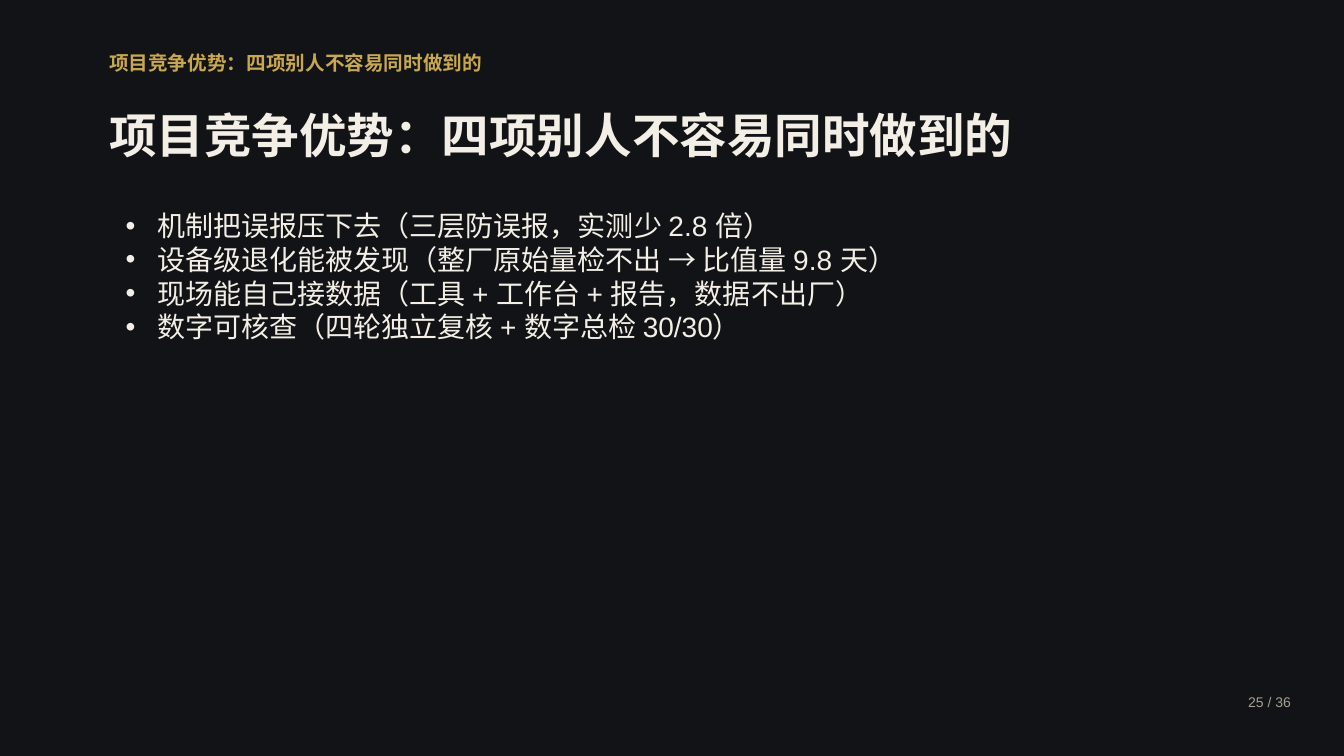
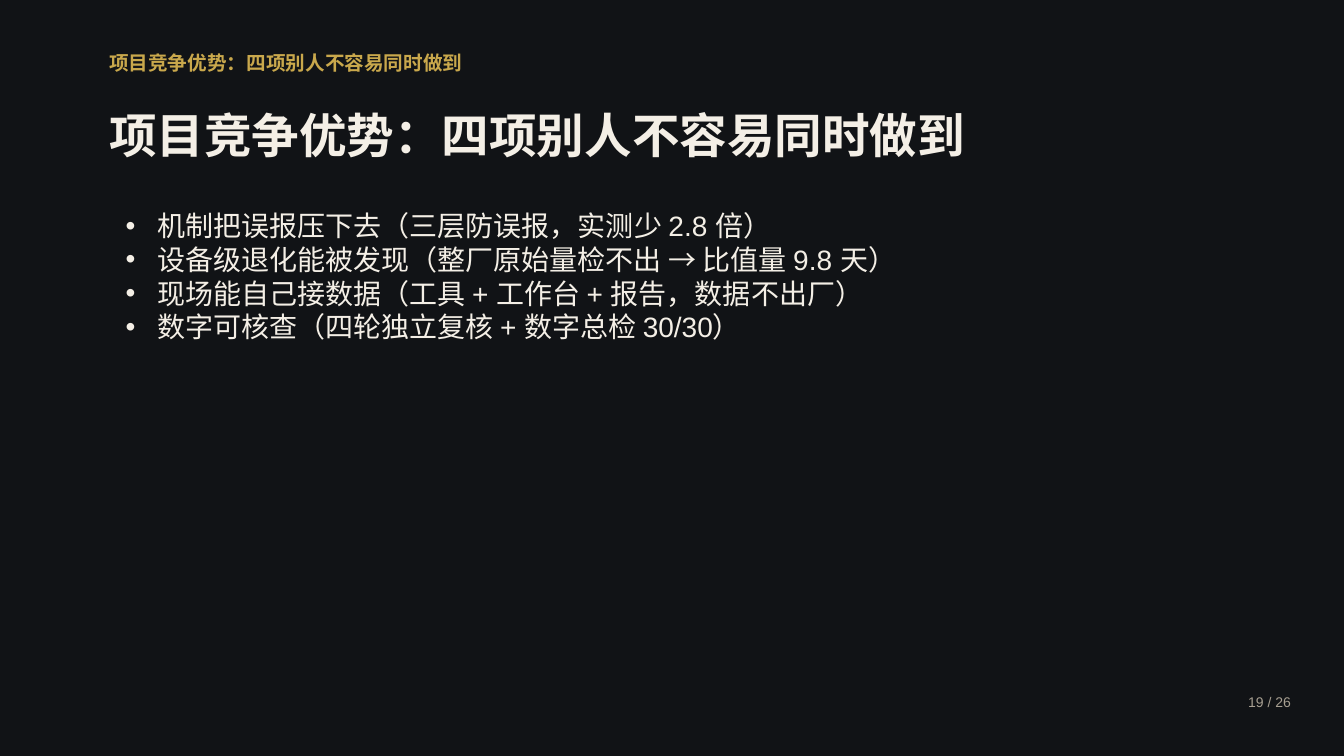
Before and after one commit to by739yang/BEWG_PdM, a slide deck: slide 22 of deliverables/ppt/澜脉_商业计划书.pptx (slide 35 before the commit). Drawn at 1344x756 pixels with LibreOffice and Linux fonts; fonts in the diff are those of the drawing. Boxes give left, top, right and bottom in pixels: in the first picture for what was removed or moved away, otherwise in the second. Text is boxed around its words. In the diff, an @@ line names an element or a change of style, - is before the commit and + after.

```diff
--- a/deliverables/ppt/澜脉_商业计划书.pptx
+++ b/deliverables/ppt/澜脉_商业计划书.pptx
@@ text at [109,53,462,72]: text changed @@
-项目竞争优势：四项别人不容易同时做到的
+项目竞争优势：四项别人不容易同时做到
@@ text at [109,112,965,158]: text changed @@
-项目竞争优势：四项别人不容易同时做到的
+项目竞争优势：四项别人不容易同时做到
@@ text at [1248,697,1291,707]: text changed @@
-25 / 36
+19 / 26
```
Also in this commit, not shown: 28 other slides changed, 18 slides removed, 5 other files.
